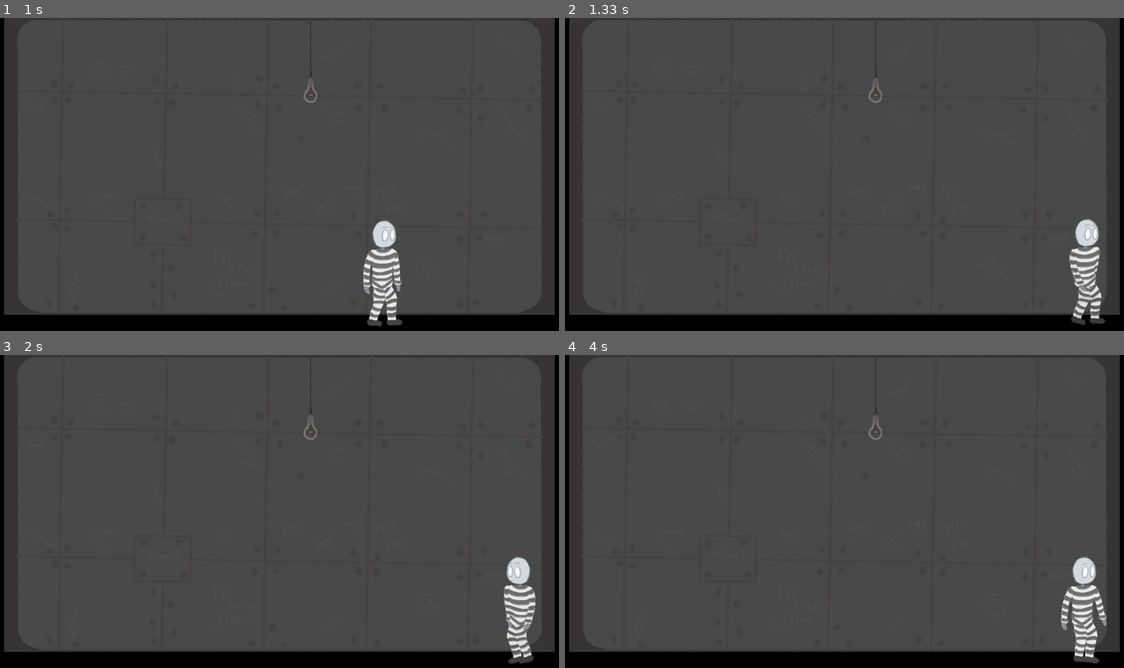
Above: before the commit, frames 1-4 (two rows, left to right).
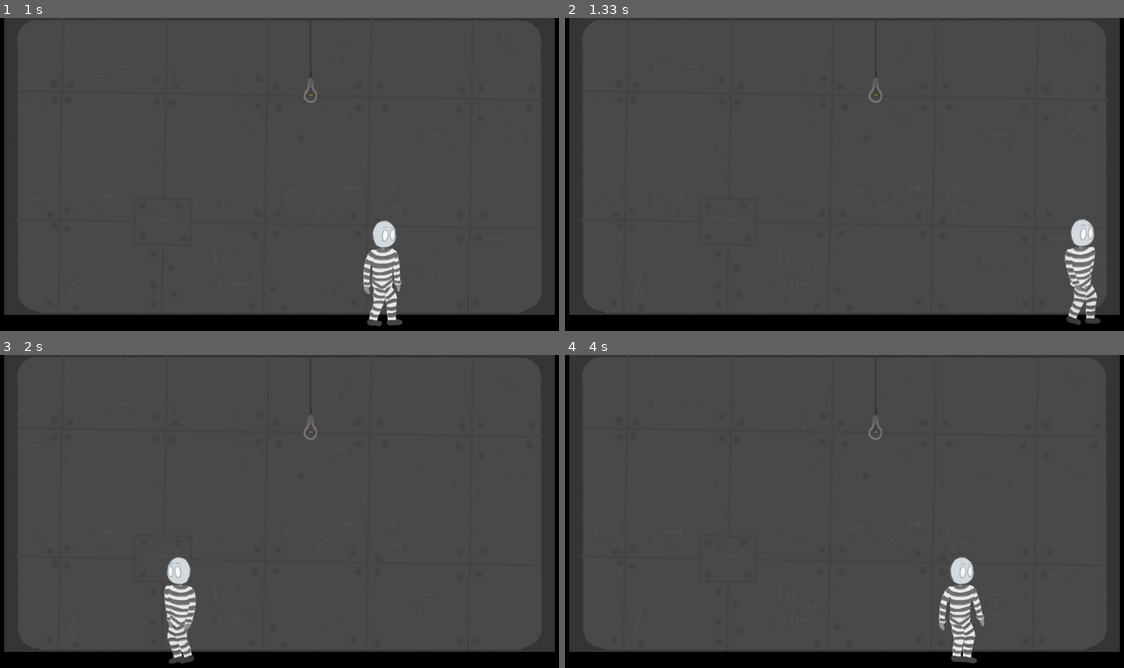
Above: after the commit, the same moments.

Repository: v-like-engine/the-cage-of-mage-pygame
Game: pygame game, started from training.py
The game is run twice, just before and just after one commit, with the same random seed, the same clock (stepped at 60 frames per second) and the same inputs.
Inputs:
- Up to frame 1 (1 s): hold Right 0.33-0.8 s; hold Right from 0.83 s (still down)
- Up to frame 2 (1.33 s): release Right at 1.3 s
- Up to frame 3 (2 s): hold Left 1.33-1.87 s; hold Left from 1.9 s (still down)
- Up to frame 4 (4 s): release Left at 2.3 s; hold Right 2.33-2.97 s; hold Left 3-3.47 s; hold Right 3.5-3.97 s

Frame 1 is identical in both runs. In frame 2, 1.1% of the frame differs, in the area x 89-97%, y 64-99%; in frame 3, 2.7%; in frame 4, 3.1%, in the area x 66-97%, y 64-99%.

Commit message:
Fix bug with borders

Diff:
--- a/hero_classes.py
+++ b/hero_classes.py
@@ -55,8 +55,9 @@
                 self.cur_frame = (self.cur_frame + 1) % (len(self.frames) // 2)
                 frame = self.direction * 16 + self.cur_frame
                 self.image = self.frames[frame]
-                if frame not in [15, 31] and not pygame.sprite.spritecollideany(self, borders[1]):
-                    self.change_coords(0, 10)
+                self.change_coords(0, 10)
+                if frame in [15, 31] or pygame.sprite.spritecollideany(self, borders[1]):
+                    self.change_coords(0, -10)
             # self.move(self.x, self.y + 10 / FPS)
 
     def change_coords(self, x_or_y, step, *g):
